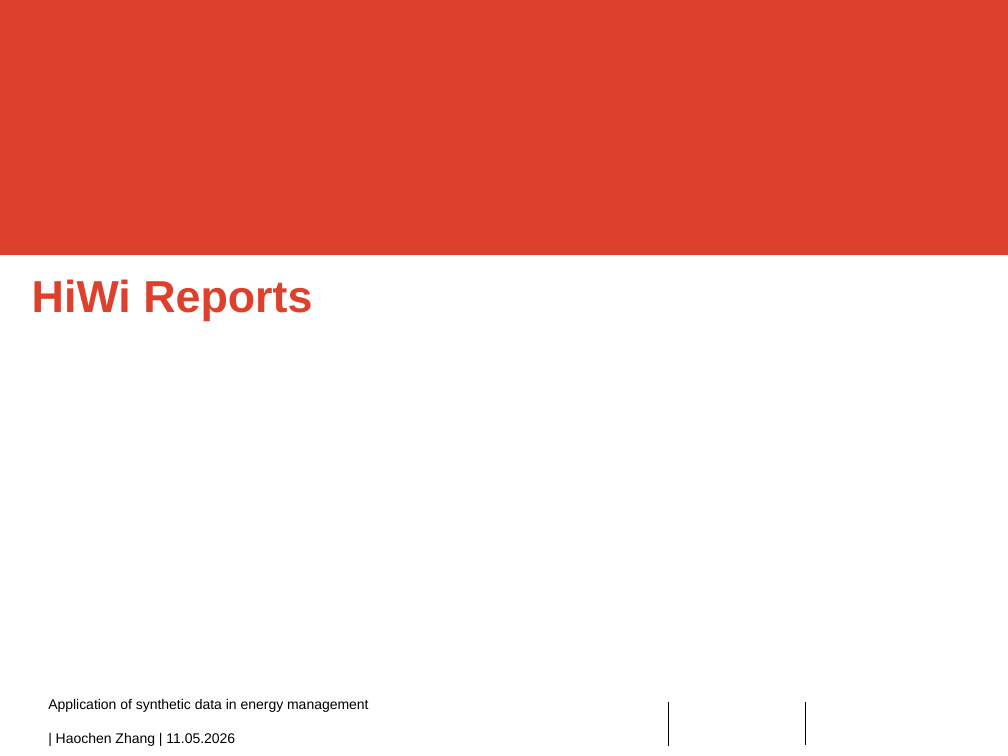
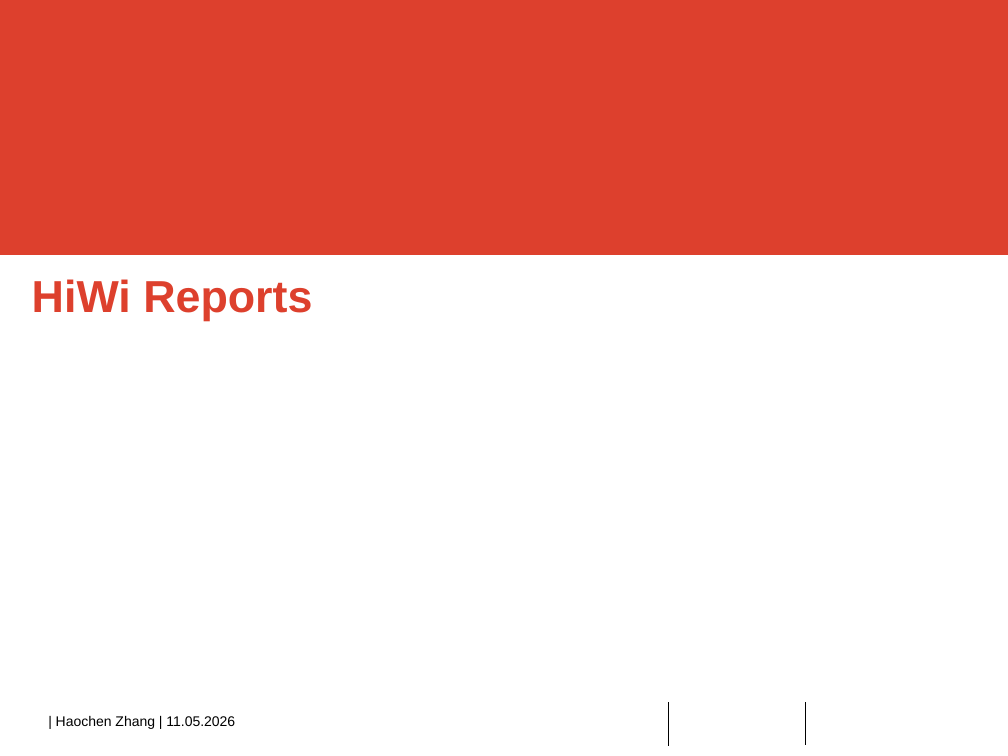
Before and after one commit to pinheadlarry117/hiwi_test, a slide deck: slide 1 of Presentation_template 3.pptx. Drawn at 1008x756 pixels with LibreOffice and Linux fonts; fonts in the diff are those of the drawing; background and template pictures are left out. Boxes give left, top, right and bottom in pixels: in the first picture for what was removed or moved away, otherwise in the second. Text is boxed around its words. In the diff, an @@ line names an element or a change of style, - is before the commit and + after.

```diff
--- a/Presentation_template 3.pptx
+++ b/Presentation_template 3.pptx
@@ text at (48, 699, 369, 712): paragraph removed @@
-Application of synthetic data in energy management
```
Also in this commit, not shown: 4 other slides changed, 25 slides added, 1 slide removed.
